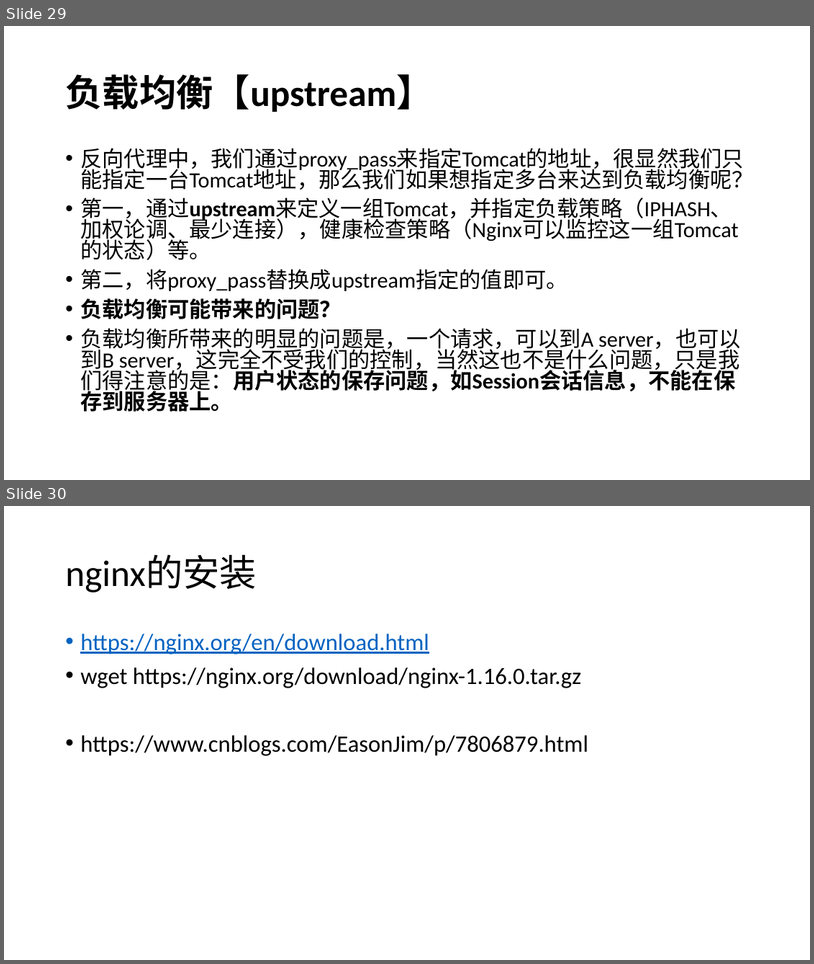
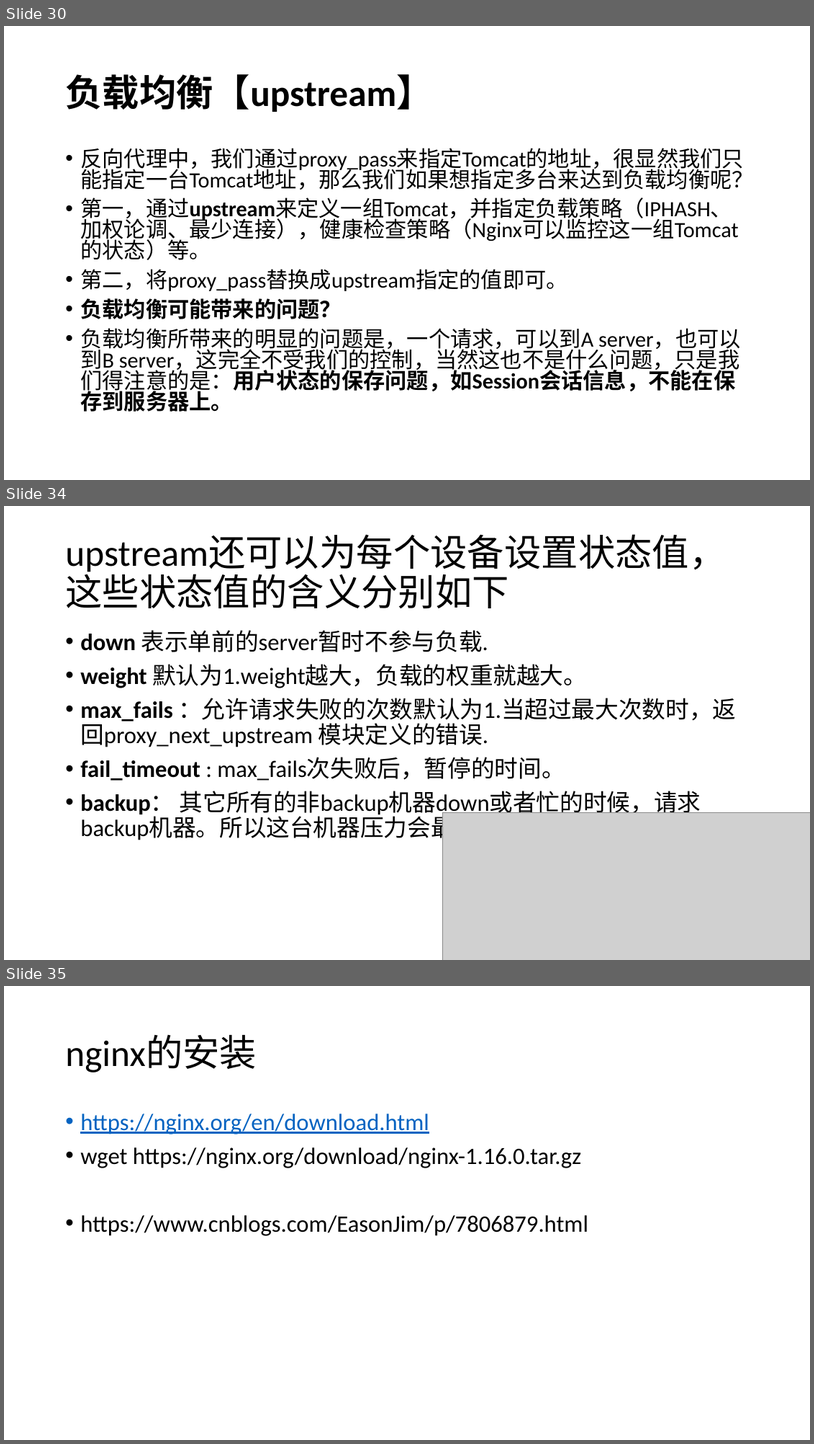
Before and after one commit to airuitian/MicroService, a slide deck: spring-cloud/Nginx.pptx. Shown one above the other, each under a label of ours: slides 29 and 30 before the commit, slides 30, 34 and 35 after it; the slides between them are not shown. The pictures are 814x964 and 814x1444 pixels, drawn with LibreOffice and Linux fonts; fonts in the diff are those of the drawing; grey boxes stand for pictures. Boxes give left, top, right and bottom in pixels: in the first picture for what was removed or moved away, otherwise in the second. Text is boxed around its words. In the diff, an @@ line names an element or a change of style, - is before the commit and + after.

```diff
--- a/spring-cloud/Nginx.pptx
+++ b/spring-cloud/Nginx.pptx
@@ slide 34 added at bbox=[4, 506, 810, 960], background #FFFFFF @@
@@ title added at bbox=[65, 535, 726, 608], 44 pt, text #000000 @@
+upstream还可以为每个设备设置状态值，这些状态值的含义分别如下
@@ text added at bbox=[80, 630, 736, 842], 28 pt, text #000000 @@
+• down 表示单前的server暂时不参与负载.
+• weight 默认为1.weight越大，负载的权重就越大。
+• max_fails ：允许请求失败的次数默认为1.当超过最大次数时，返回proxy_next_upstream 模块定义的错误.
+• fail_timeout : max_fails次失败后，暂停的时间。
+• backup： 其它所有的非backup机器down或者忙的时候，请求backup机器。所以这台机器压力会最轻。
@@ picture added at bbox=[442, 813, 810, 960] @@
@@ what was slide 29 is now slide 30 @@
@@ what was slide 30 is now slide 35 @@
```
Also in this commit, not shown: 1 slide changed, 8 other slides added, 19 other files.
